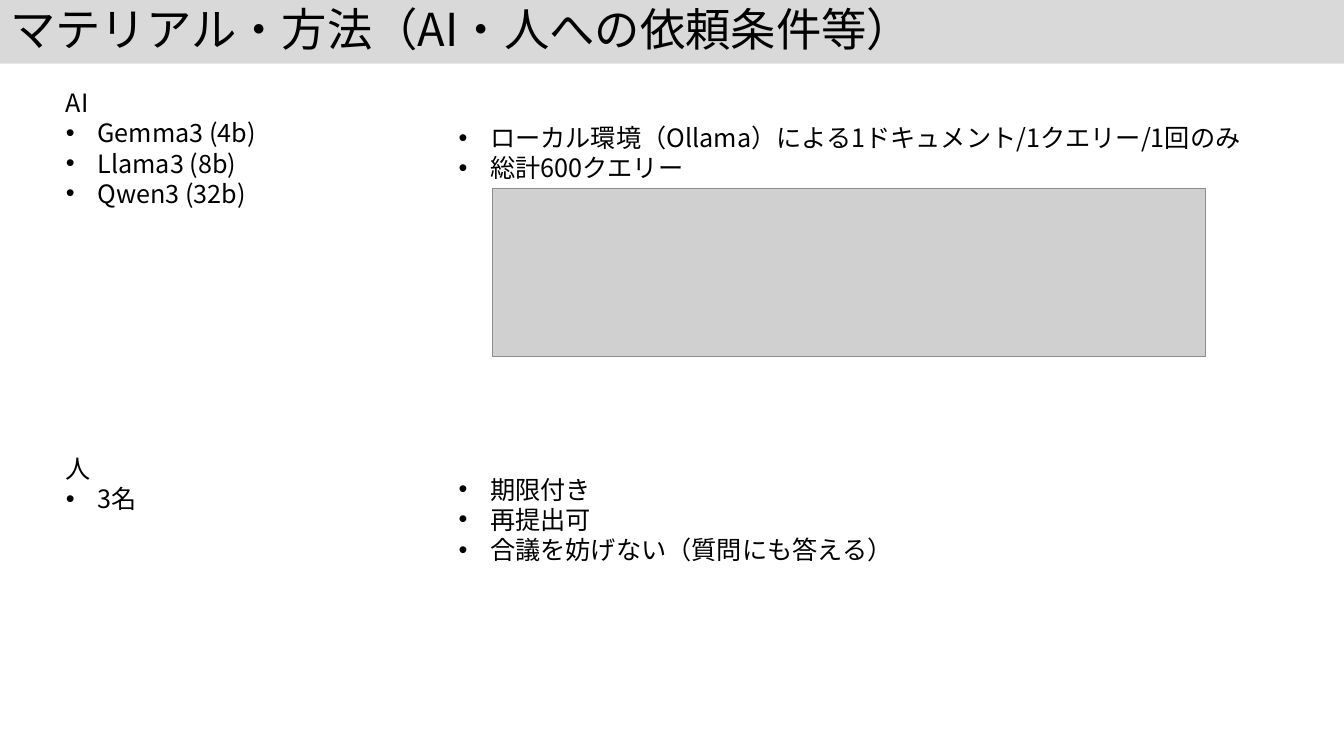
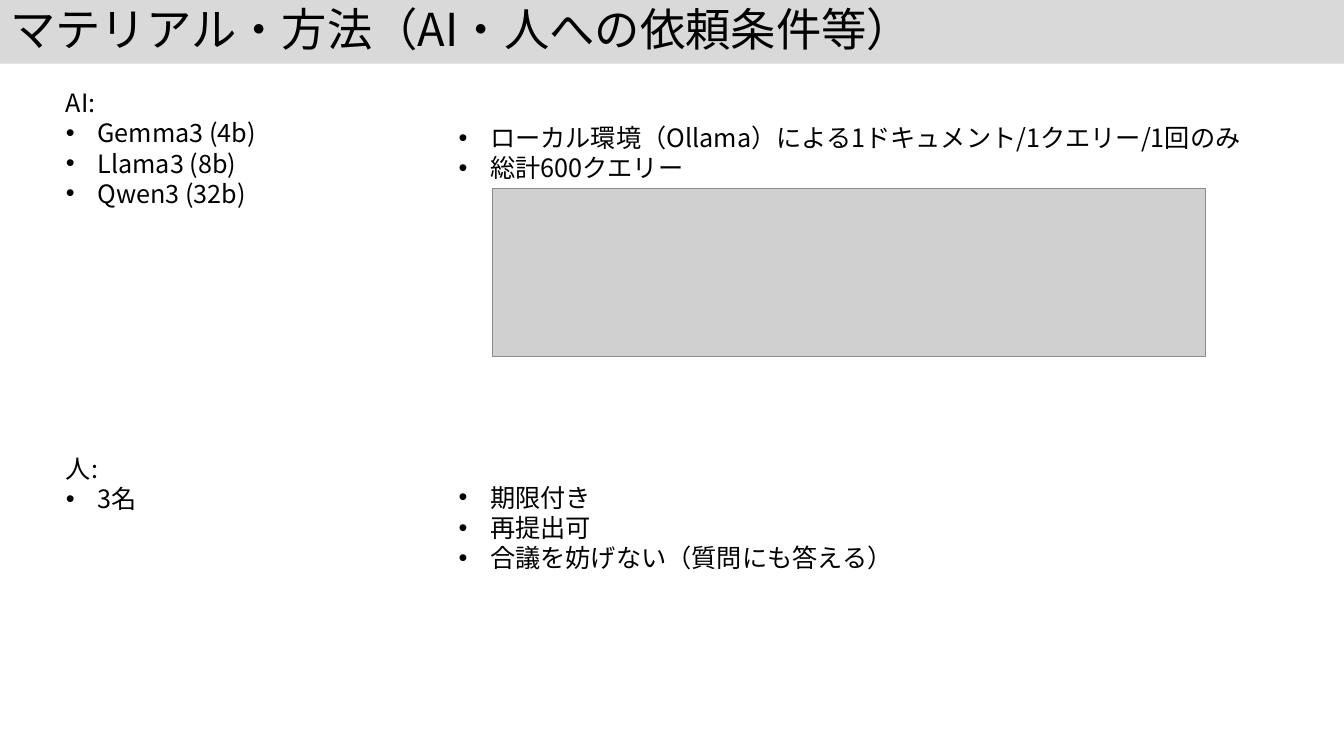
Before and after one commit to kouamano/nihongo-region-name-extract, a slide deck: slide 11 of jsik2026taikai.pptx. Drawn at 1344x756 pixels with LibreOffice and Linux fonts; fonts in the diff are those of the drawing; grey boxes stand for pictures. Boxes give left, top, right and bottom in pixels: in the first picture for what was removed or moved away, otherwise in the second. Text is boxed around its words. In the diff, an @@ line names an element or a change of style, - is before the commit and + after.

```diff
--- a/jsik2026taikai.pptx
+++ b/jsik2026taikai.pptx
@@ text at <box>66,93,96,113</box>: text changed @@
-AI
+AI:
@@ text at <box>66,457,98,480</box>: text changed @@
-人
+人:
@@ text "期限付き": place and size @@
-text "期限付き" at <box>490,478,892,562</box>
+text "期限付き" at <box>490,486,892,570</box>
```
Also in this commit, not shown: 7 other slides changed, 1 slide added.
